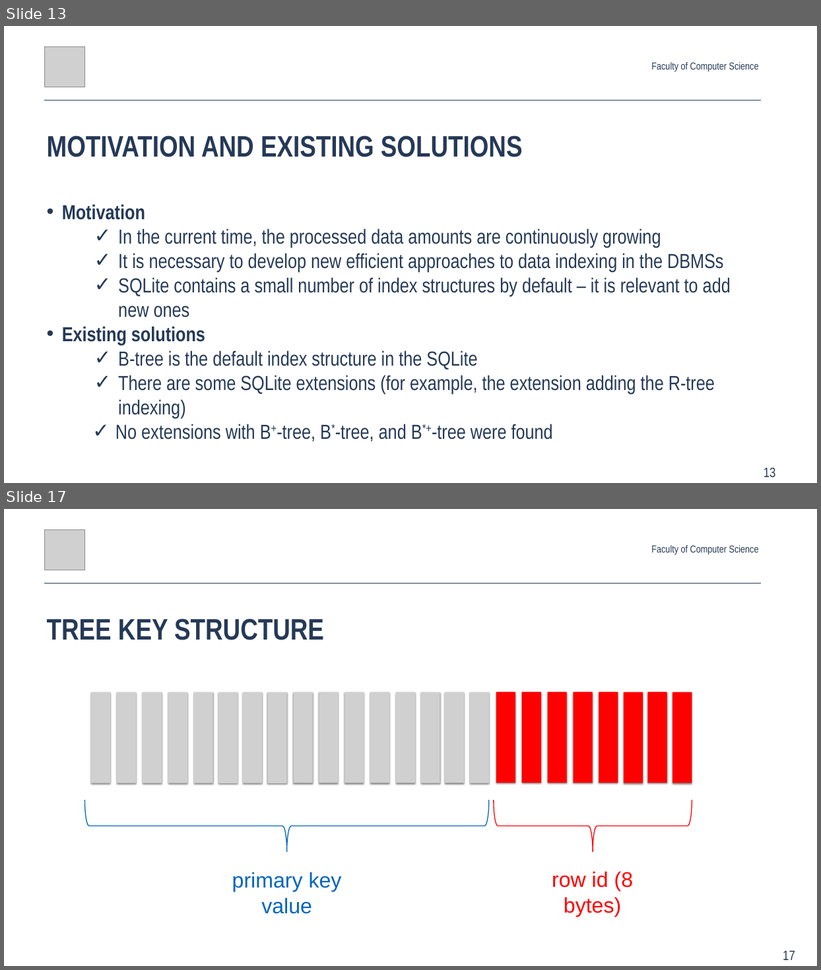
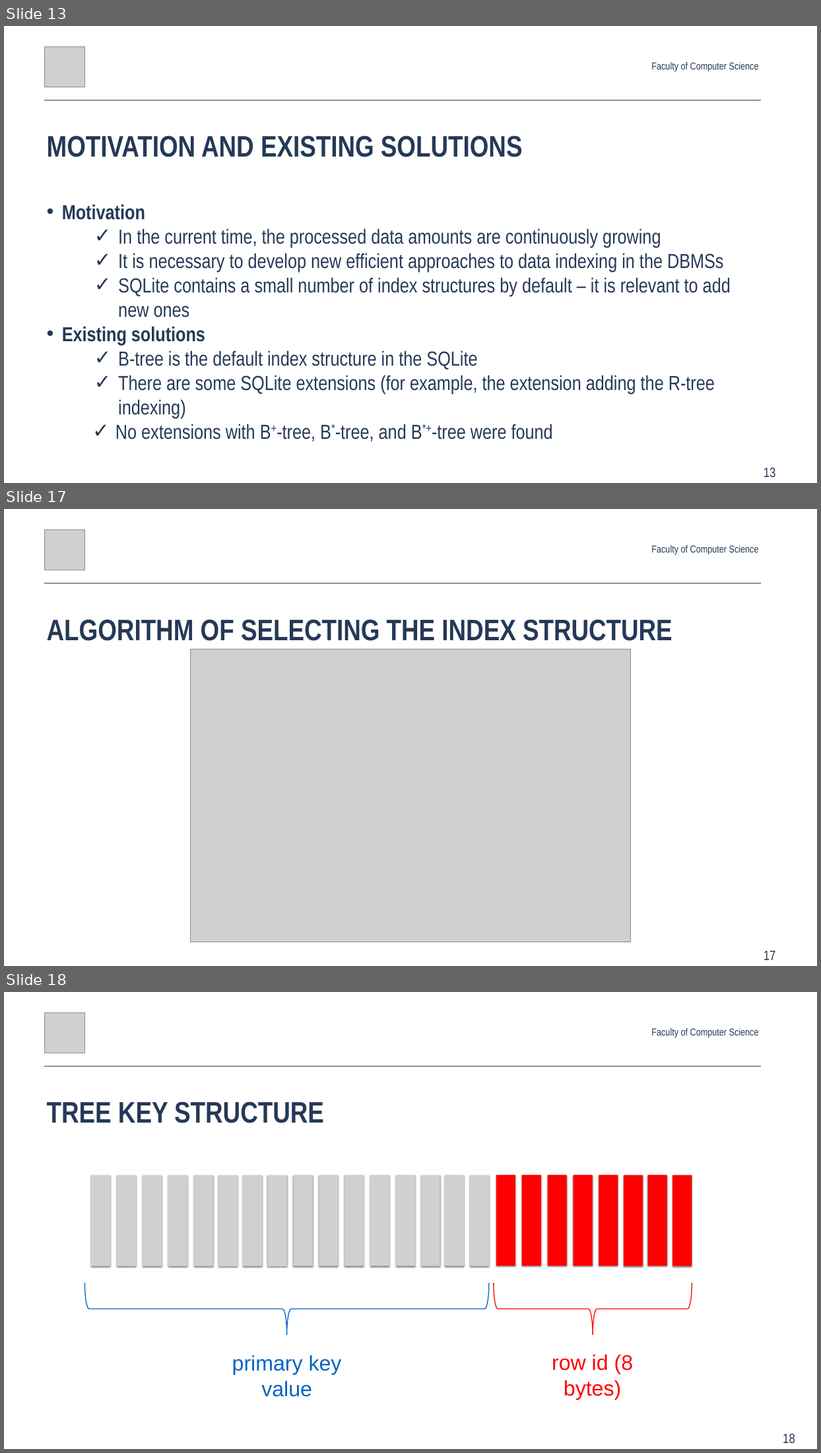
Before and after one commit to Glost/btrees_2019, a slide deck: root/docs/slides/Anton_Rigin_SYRCoSE_2019.pptx. Shown one above the other, each under a label of ours: slides 13 and 17 before the commit, slides 13, 17 and 18 after it; the slides between them are not shown. The pictures are 821x970 and 821x1453 pixels, drawn with LibreOffice and Linux fonts; fonts in the diff are those of the drawing; grey boxes stand for pictures. Boxes give left, top, right and bottom in pixels: in the first picture for what was removed or moved away, otherwise in the second. Text is boxed around its words. In the diff, an @@ line names an element or a change of style, - is before the commit and + after.

```diff
--- a/root/docs/slides/Anton_Rigin_SYRCoSE_2019.pptx
+++ b/root/docs/slides/Anton_Rigin_SYRCoSE_2019.pptx
@@ slide 17 added at (x1=4, y1=509, x2=817, y2=966), background #FFFFFF @@
@@ picture added at (x1=44, y1=529, x2=85, y2=570) @@
@@ text added at (x1=651, y1=545, x2=759, y2=555), 24 pt, text #253957 @@
+Faculty of Computer Science
@@ line added from (44, 583) to (761, 583), #253957 1 pt @@
@@ text added at (x1=47, y1=619, x2=673, y2=641), 70 pt, text #253957, bold @@
+ALGORITHM OF SELECTING THE INDEX STRUCTURE
@@ picture added at (x1=191, y1=649, x2=630, y2=943) @@
@@ page number added at (x1=764, y1=951, x2=776, y2=960), 32 pt, text #253957 @@
+17
@@ what was slide 17 is now slide 18 @@
@@ page number at (x1=783, y1=1434, x2=795, y2=1443): text changed @@
-17
+18
```
Also in this commit, not shown: 9 slides changed, 1 other file.
